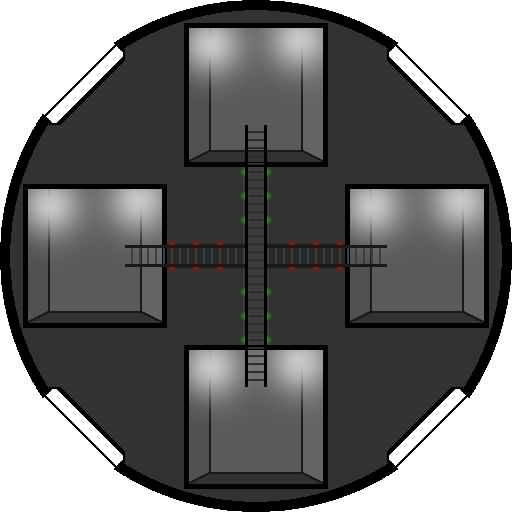
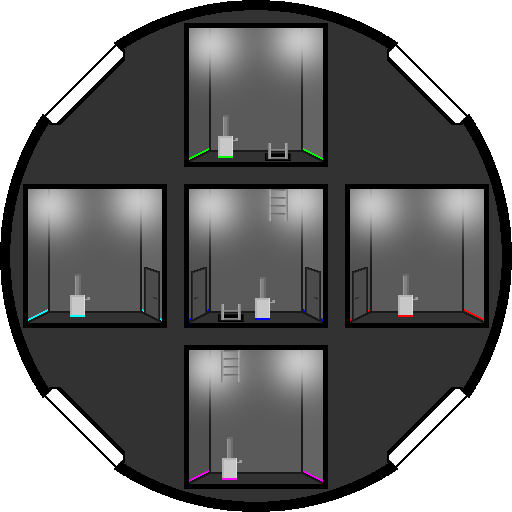
Comparing the layer stacks of the two (512, 512) images. Changes:
added group "Weapon Room 2" with 3 layers above "Weapon Room 1" over [28, 245, 167, 321]
added layer "Door" (1st of 2, in "Weapon Room 2") in group "Weapon Room 2" over [144, 267, 160, 320]
added layer "Console" (1st of 5, in "Weapon Room 2") in group "Weapon Room 2" over [70, 274, 90, 317]
added layer "Room" (1st of 5, in "Weapon Room 2") in group "Weapon Room 2" over [28, 245, 167, 321]
added group "Weapon Room 1" with 3 layers above "Time Room" over [189, 347, 323, 482]
added layer "Console" (2nd of 5, in "Weapon Room 1") in group "Weapon Room 1" over [222, 437, 242, 480]
added layer "Room" (2nd of 5, in "Weapon Room 1") in group "Weapon Room 1" over [189, 347, 323, 482]
added group "Time Room" with 4 layers above "Shiled Room" over [184, 184, 328, 328]
moved "Ladders" into group "Time Room", painted on it over [125, 125, 387, 387]
added layer "Doors" in group "Time Room" over [191, 267, 321, 320]
added layer "Console" (3rd of 5, in "Time Room") in group "Time Room" over [255, 277, 275, 320]
added layer "Room" (3rd of 5, in "Time Room") in group "Time Room" over [184, 184, 328, 328]
added group "Shiled Room" with 3 layers above "Engine Room" over [345, 245, 484, 321]
added layer "Door" (2nd of 2, in "Shiled Room") in group "Shiled Room" over [352, 267, 368, 320]
added layer "Console" (4th of 5, in "Shiled Room") in group "Shiled Room" over [398, 274, 418, 317]
renamed "Rooms" to "Room", moved it into group "Shiled Room", painted on it over [28, 115, 484, 482]
added group "Engine Room" with 3 layers above "Outer Shell" over [189, 115, 323, 165]
added layer "Console" (5th of 5, in "Engine Room") in group "Engine Room" over [218, 115, 238, 158]
added layer "Room" (5th of 5, in "Engine Room") in group "Engine Room" over [189, 115, 323, 165]
painted on "Outer Shell" over [165, 167, 345, 348]
…and 2 more changes (2 added)
